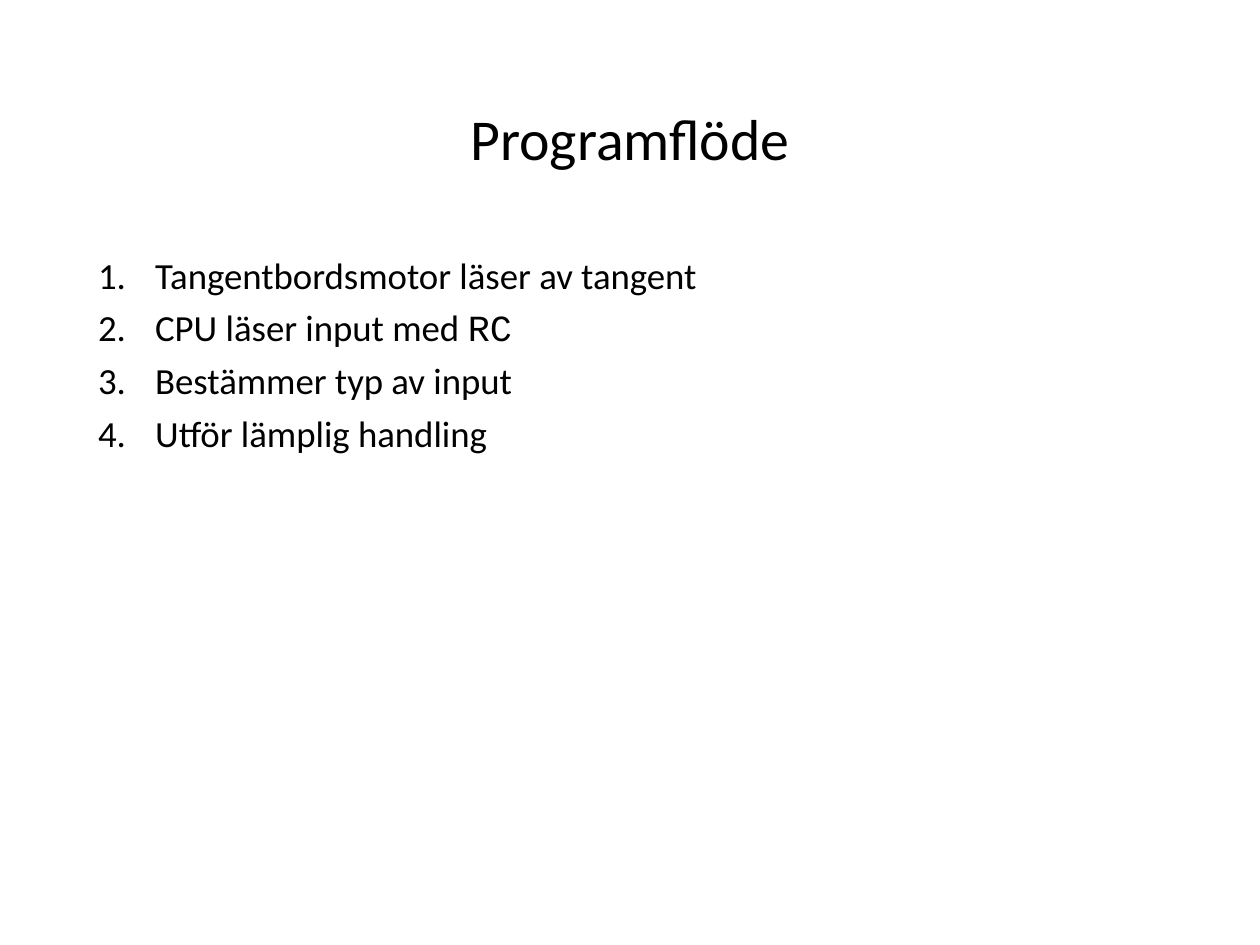
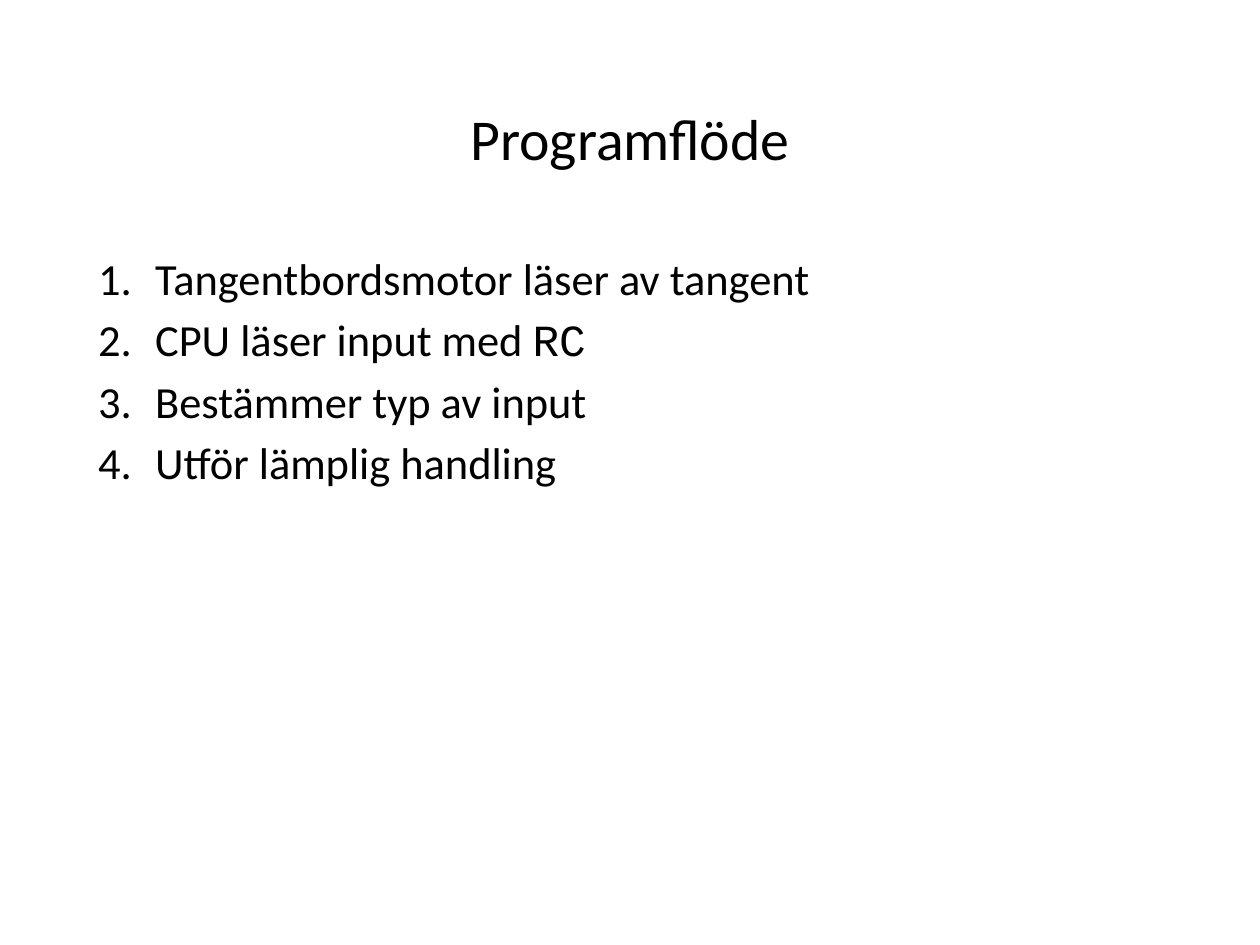
Before and after one commit to Jethro95/TSEA83_Graphing_Calculator, a slide deck: slide 15 of presentation/presentation_powerpoint.pptx. Drawn at 1260x945 pixels with LibreOffice and Linux fonts; fonts in the diff are those of the drawing. Boxes give left, top, right and bottom in pixels: in the first picture for what was removed or moved away, otherwise in the second. Text is boxed around its words. In the diff, an @@ line names an element or a change of style, - is before the commit and + after.

```diff
--- a/presentation/presentation_powerpoint.pptx
+++ b/presentation/presentation_powerpoint.pptx
@@ text "Tangentbordsmotor läser av tangent" at bbox=[155, 264, 809, 487]: size 23.1 to 28 pt @@
```
Also in this commit, not shown: 11 other slides changed.
